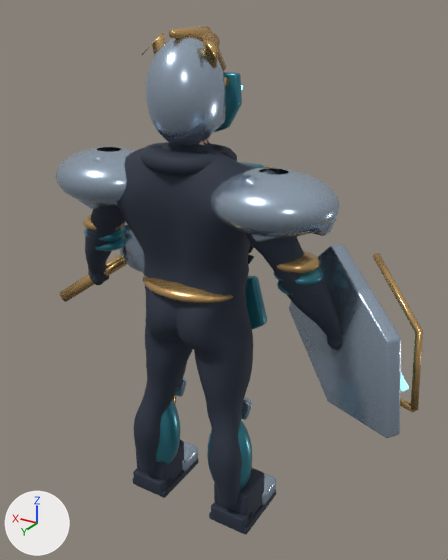
A saved change to the FBX model Assets/Alterverse/Resources/AuthoredHeroes/Kaelon.fbx.
One viewpoint serves both versions: a 50 mm lens placed at (-1.27, 1.87, 2.09), pointed at (-0.09, -0.1, 1.1). Every picture has the same lights, and +X, +Y and +Z are marked at lower left. The older version comes first. Vertices at exactly the same position are counted once.

Objects in the first picture: 'DF_Anatomy', 'DF_WeaponL', 'DF_WeaponR'.
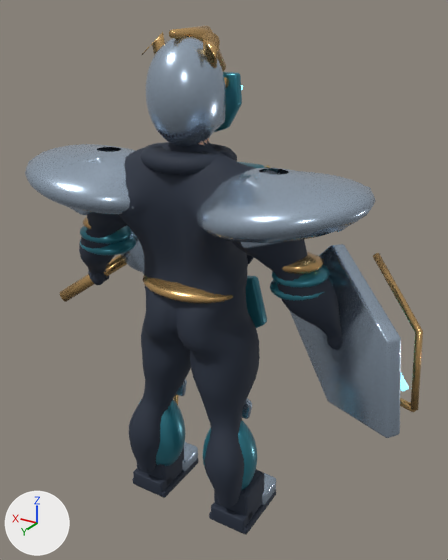
Boxes [x1, y1, x2, y2] around the edits, measured in the pictures (448 x 560 px; the box of a moved part takes in the faces that stretch with it):
'DF_Anatomy', reshaped (22% wider): before [56, 25, 343, 535]; after [25, 25, 376, 535]
part 1 of me_df_anatomy, moved or reshaped (mostly hidden before): before [277, 280, 327, 295]; after [270, 277, 333, 301]
part 2 of me_df_anatomy, moved or reshaped: before [207, 421, 252, 489]; after [203, 421, 257, 490]
part 3 of me_df_anatomy, moved or reshaped: before [95, 236, 127, 251]; after [80, 235, 136, 255]
part 4 of me_df_anatomy, moved or reshaped: before [156, 400, 181, 464]; after [139, 399, 185, 466]
part 5 of me_df_anatomy, moved or reshaped (mostly hidden): before [172, 395, 177, 405]; after [174, 394, 179, 405]
part 6 of me_df_anatomy, moved or reshaped (mostly hidden afterwards): before [312, 217, 336, 236]; after [335, 228, 345, 232]
part 7 of me_df_anatomy, moved or reshaped: before [56, 147, 340, 506]; after [25, 144, 376, 507]

The change, as a list of edits to the scene's bpy script:
```text
Change me_df_anatomy:
    used by ob_df_anatomy; location = (0.0, 0.0, 0.0)
    remove me_df_anatomy.from_pydata(...)  # 22752 vertices, 21647 faces; spans x -0.64..0.63, y -0.33..0.21, z 0.02..2.05
    add me_df_anatomy.from_pydata(...)  # 22752 vertices, 21647 faces; spans x -0.7..0.7, y -0.33..0.3, z 0.02..2.05
    me_df_anatomy part 1: the loose piece of 312 vertices spanning x -0.55..-0.37, y -0.12..0.05, z 1.15..1.22 is multiplied about its middle by the matrix ((1.28, -0.017, 0.023), (0.016, 1.279, 0.045), (-0.024, -0.045, 1.279)), then moved by (0.01, 0.0, 0.0)
    me_df_anatomy part 2: the loose piece of 312 vertices spanning x -0.29..-0.09, y -0.08..0.09, z 0.15..0.55 is scaled about its middle by (1.17, 1.17, 1)
    me_df_anatomy part 3: the loose piece of 312 vertices spanning x 0.37..0.55, y -0.12..0.05, z 1.15..1.22 is multiplied about its middle by the matrix ((1.28, 0.017, -0.023), (-0.016, 1.279, 0.045), (0.024, -0.045, 1.279)), then moved by (-0.01, 0.0, 0.0)
    me_df_anatomy part 4: the loose piece of 312 vertices spanning x 0.09..0.29, y -0.08..0.09, z 0.15..0.55 is scaled about its middle by (1.17, 1.17, 1)
    me_df_anatomy part 5: the loose piece of 30 vertices spanning x 0.16..0.21, y -0.1..-0.08, z 0.16..0.48 is moved by (0.0, -0.02, 0.0)
    me_df_anatomy part 6: the loose piece of 128 vertices spanning x -0.54..-0.29, y -0.18..-0.07, z 1.37..1.45 is multiplied about its middle by the matrix ((1.422, 0.012, -0.314), (-0.013, 1.526, -0.037), (-0.126, -0.017, 1.095)), then moved by (-0.02, -0.06, 0.01)
    me_df_anatomy part 7: 3064 of 22752 vertices moved; they spanned x -0.59..0.59, y -0.19..0.21, z 0.18..1.59 and now span x -0.7..0.7, y -0.25..0.3, z 0.18..1.6; mean shift (0.0, 0.0, 0.0); largest move (-0.58, 0.07, 1.5) -> (-0.69, 0.1, 1.53)
    other edits to the shape of me_df_anatomy do not show in these pictures
```
